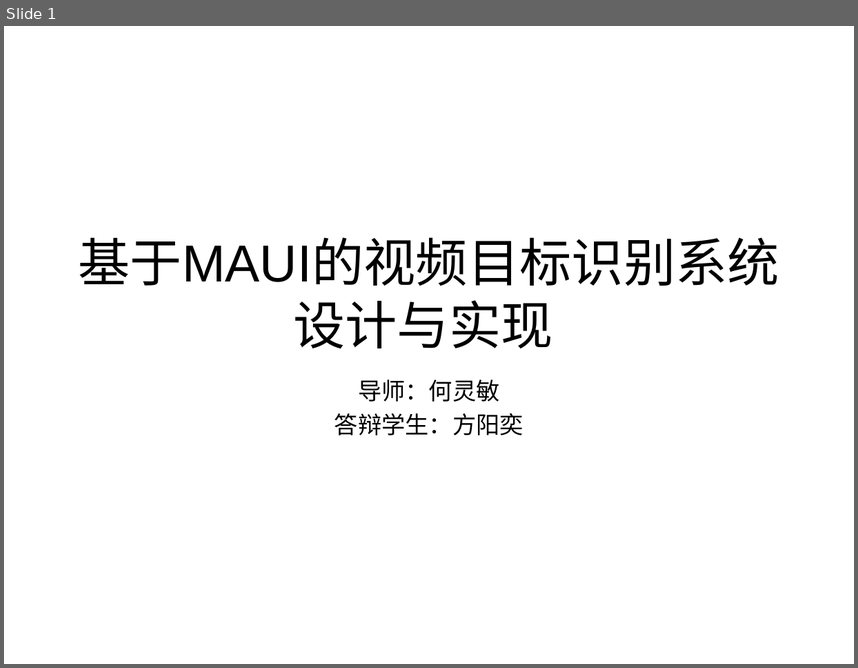
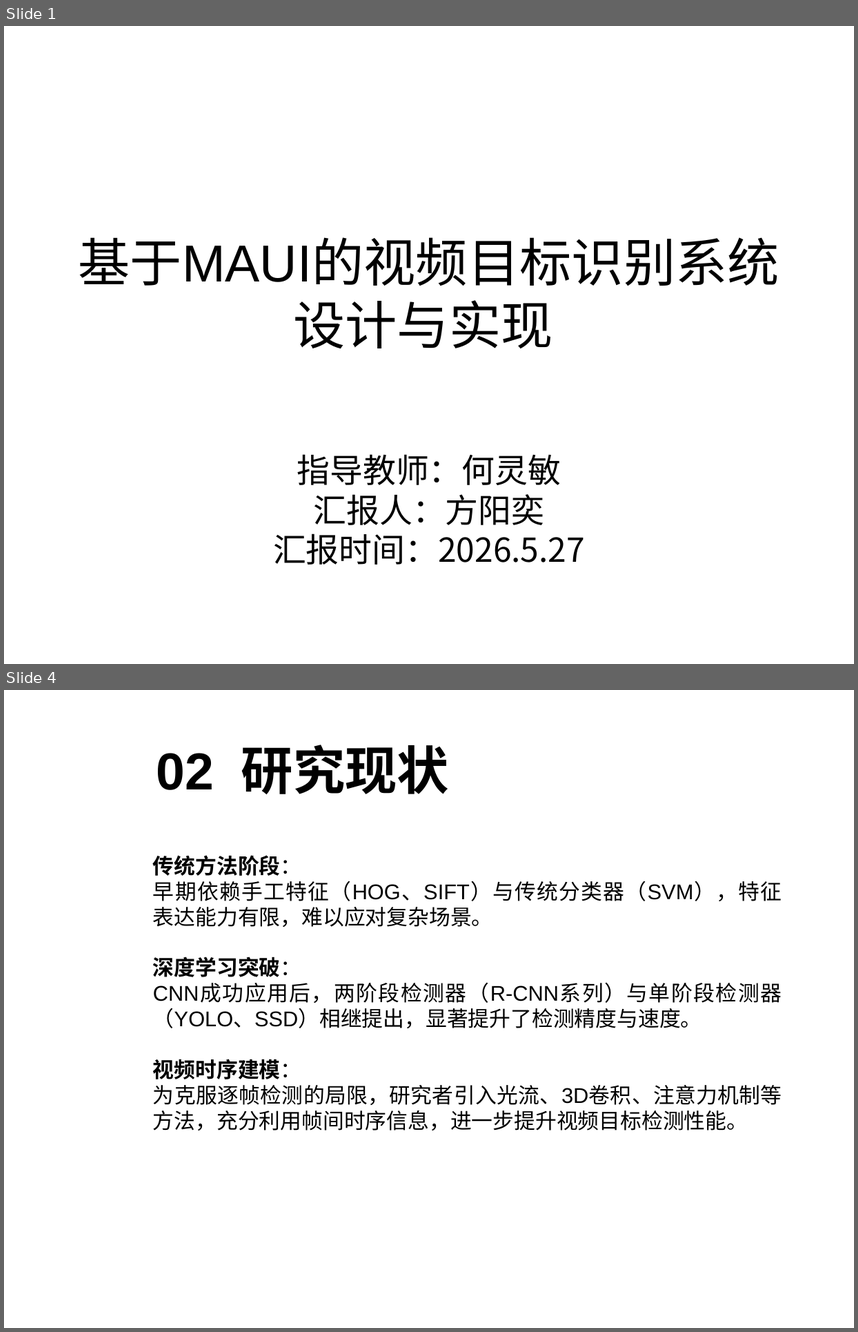
Before and after one commit to sanwan0104/maui_yolo_v1, a slide deck: 汇报.ppt. Shown one above the other, each under a label of ours: slide 1 before the commit, slides 1 and 4 after it; the slides between them are not shown. The pictures are 858x668 and 858x1332 pixels, drawn with LibreOffice and Linux fonts; fonts in the diff are those of the drawing; background and template pictures are left out. Boxes give left, top, right and bottom in pixels: in the first picture for what was removed or moved away, otherwise in the second. Text is boxed around its words. In the diff, an @@ line names an element or a change of style, - is before the commit and + after.

```diff
--- a/汇报.ppt
+++ b/汇报.ppt
@@ slide 4 added at [4,690,854,1328], background picture (left out) @@
@@ title added at [156,745,449,794], 44 pt, text #000000, bold @@
+02 研究现状
@@ text added at [153,855,782,1130], 18 pt, text #000000 @@
+传统方法阶段：
+早期依赖手工特征（HOG、SIFT）与传统分类器（SVM），特征表达能力有限，难以应对复杂场景。
+深度学习突破：
+CNN成功应用后，两阶段检测器（R-CNN系列）与单阶段检测器（YOLO、SSD）相继提出，显著提升了检测精度与速度。
+视频时序建模：
+为克服逐帧检测的局限，研究者引入光流、3D卷积、注意力机制等方法，充分利用帧间时序信息，进一步提升视频目标检测性能。
@@ slide 1 changed as well @@
@@ text at [273,454,585,564]: text changed; size 20 to 28 pt; font Arial to Noto Sans CJK SC @@
-导师：何灵敏
-答辩学生：方阳奕
+指导教师：何灵敏
+汇报人：方阳奕
+汇报时间：2026.5.27
```
Also in this commit, not shown: 6 other slides added, 1 slide removed, 1 other file.
